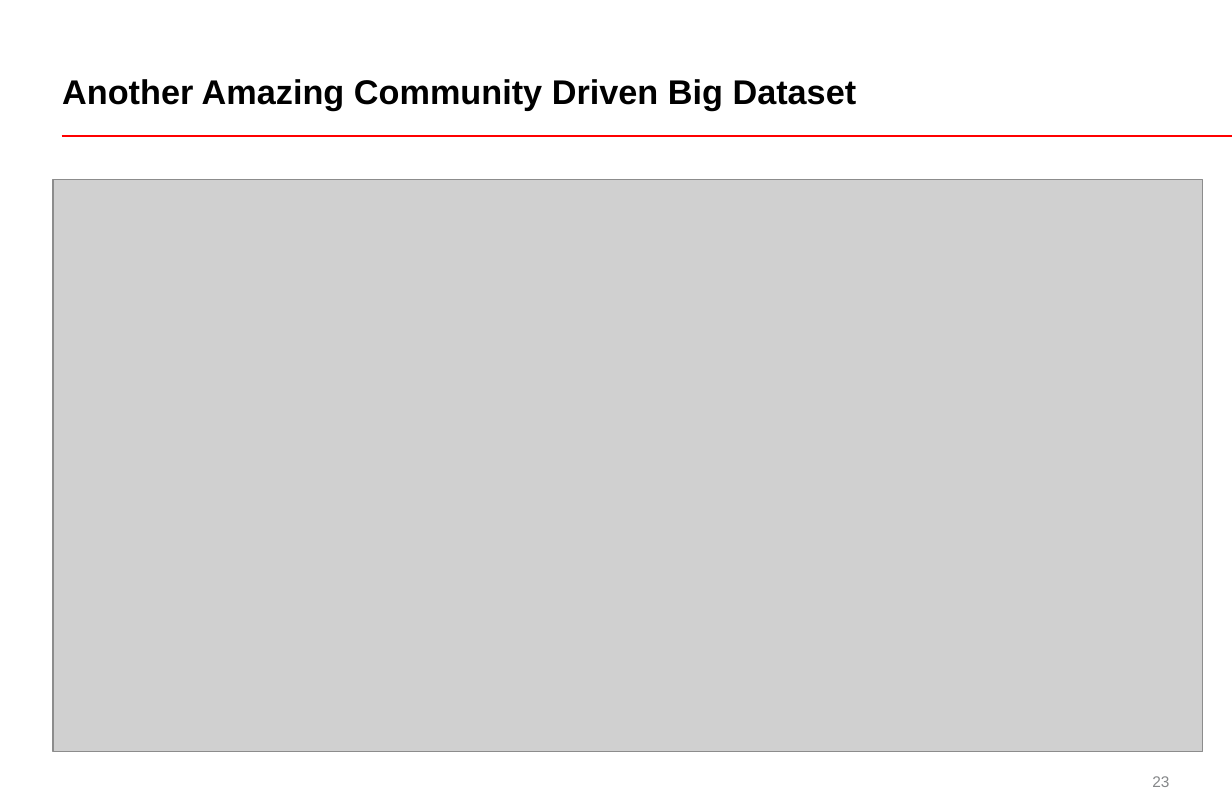
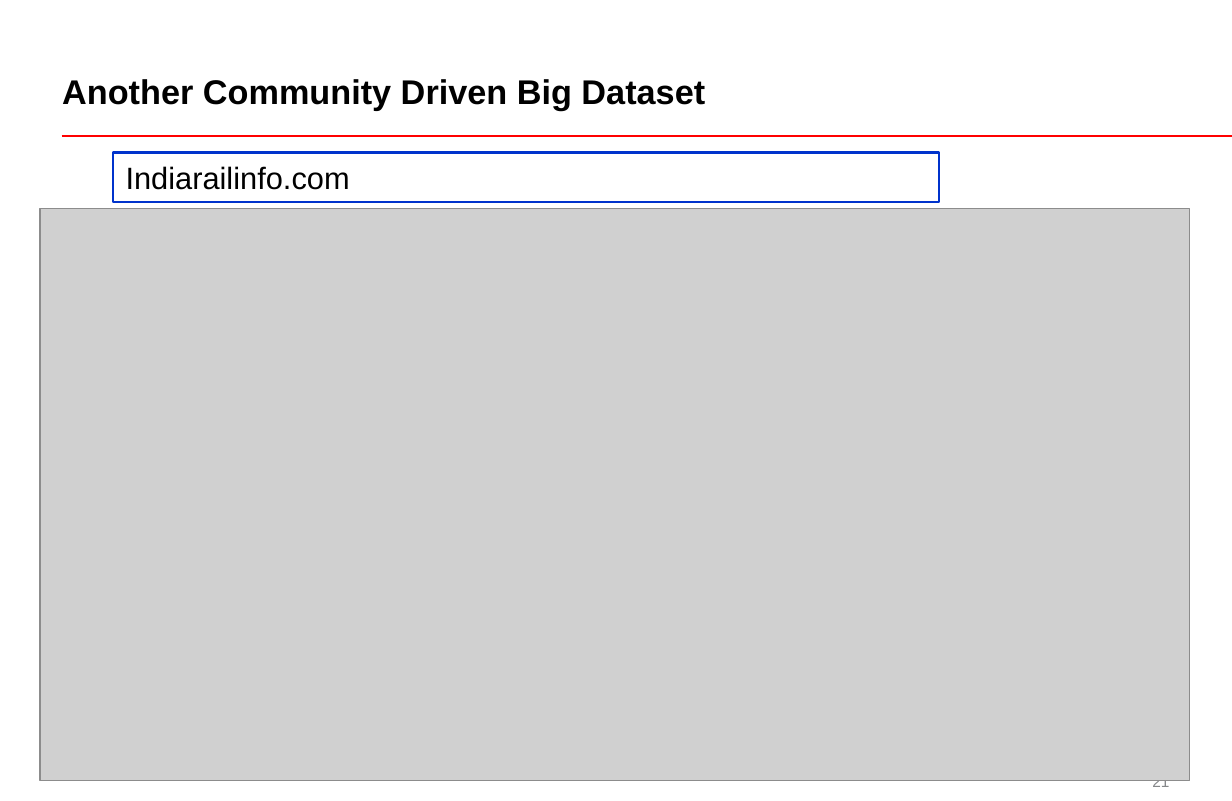
Before and after one commit to ravvas/Pycon2015, a slide deck: slide 21 of Explore Big Data using Simple Python Code and Cloud Environment_V8.pptx (slide 23 before the commit). Drawn at 1232x801 pixels with LibreOffice and Linux fonts; fonts in the diff are those of the drawing; grey boxes stand for pictures. Boxes give left, top, right and bottom in pixels: in the first picture for what was removed or moved away, otherwise in the second. Text is boxed around its words. In the diff, an @@ line names an element or a change of style, - is before the commit and + after.

Commit message:
update

```diff
--- a/Explore Big Data using Simple Python Code and Cloud Environment_V8.pptx
+++ b/Explore Big Data using Simple Python Code and Cloud Environment_V8.pptx
@@ title at bbox=[62, 79, 705, 111]: text changed @@
-Another Amazing Community Driven Big Dataset
+Another Community Driven Big Dataset
@@ rectangle added at bbox=[113, 153, 939, 202], outline #0033CC 1.25 pt, 18 pt, text #000000 @@
+Indiarailinfo.com
@@ picture: place and size @@
-picture at bbox=[53, 180, 1202, 752]
+picture at bbox=[41, 208, 1190, 780]
@@ page number at bbox=[1152, 780, 1169, 790]: text changed @@
-23
+21
```
Also in this commit, not shown: 5 other slides changed, 5 slides added, 4 slides removed.
